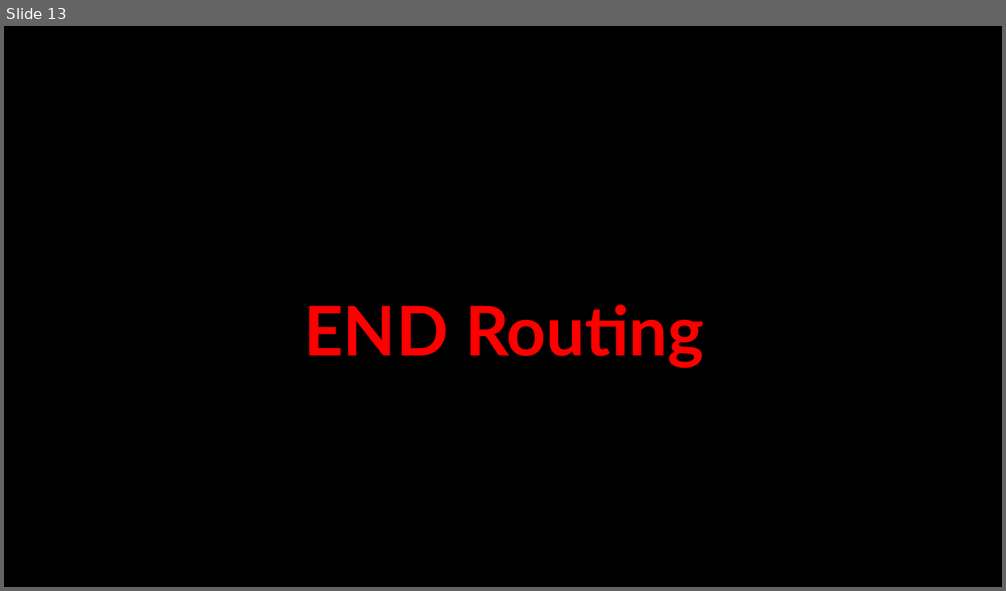
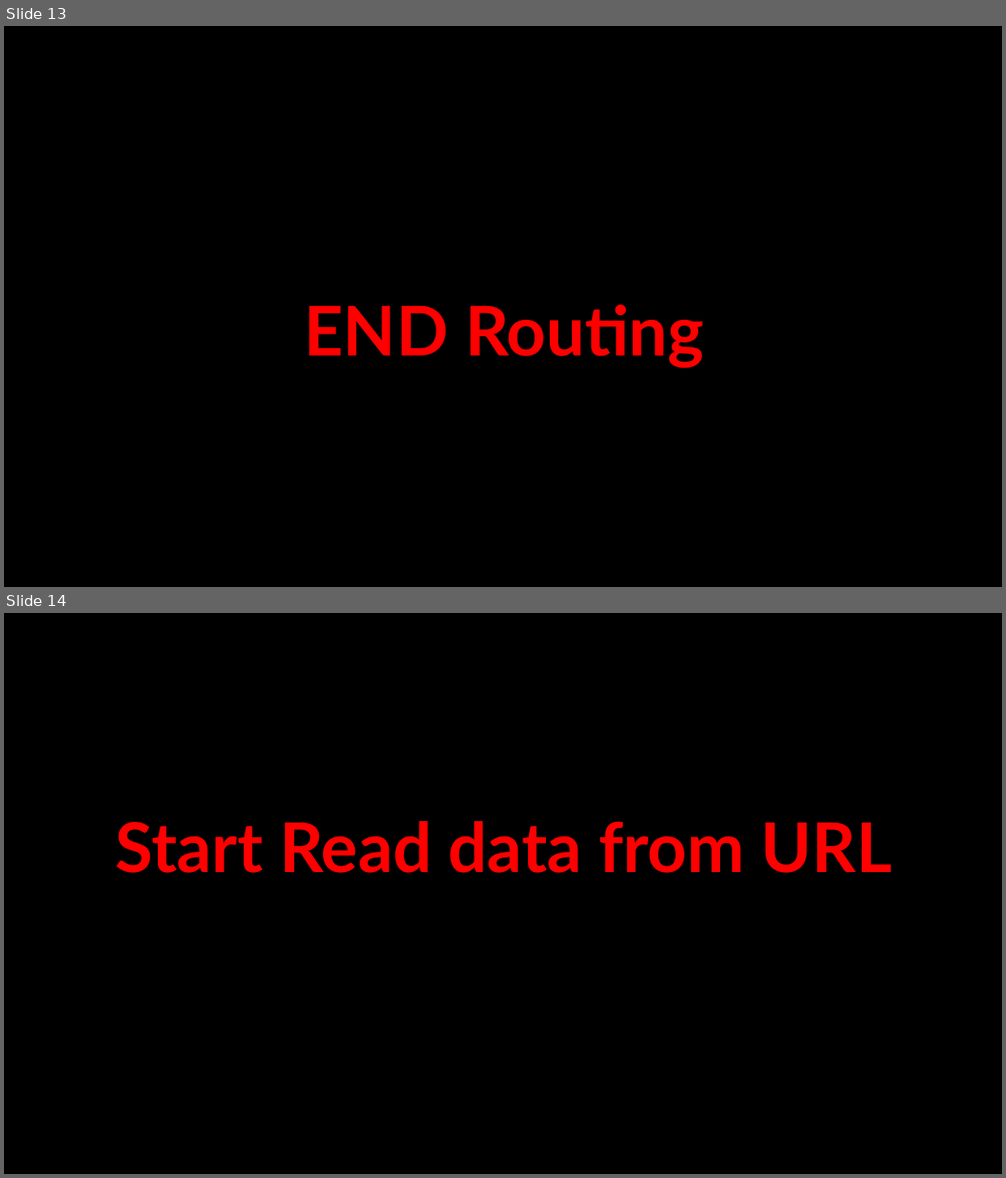
Before and after one commit to AhmedMohamedSamir1/Summary, a slide deck: Angular & type script/Angular.pptx. Shown one above the other, each under a label of ours: slide 13 before the commit, slides 13 and 14 after it. The pictures are 1006x591 and 1006x1178 pixels, drawn with LibreOffice and Linux fonts; fonts in the diff are those of the drawing; background and template pictures are left out. Boxes give left, top, right and bottom in pixels: in the first picture for what was removed or moved away, otherwise in the second. Text is boxed around its words. In the diff, an @@ line names an element or a change of style, - is before the commit and + after.

```diff
--- a/Angular & type script/Angular.pptx
+++ b/Angular & type script/Angular.pptx
@@ slide 14 added at <box>4,613,1002,1174</box>, background picture (left out) @@
@@ text added at <box>116,821,892,873</box>, 66 pt, text #FF0000, bold @@
+Start Read data from URL
```
Also in this commit, not shown: 13 other slides added, 4 other files.
